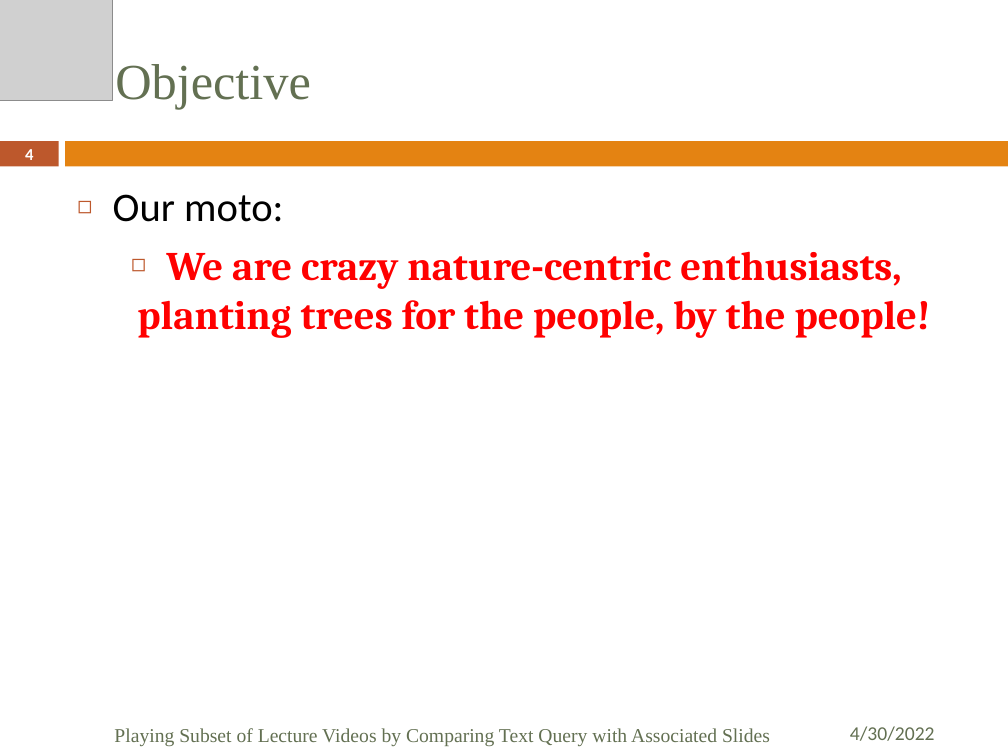
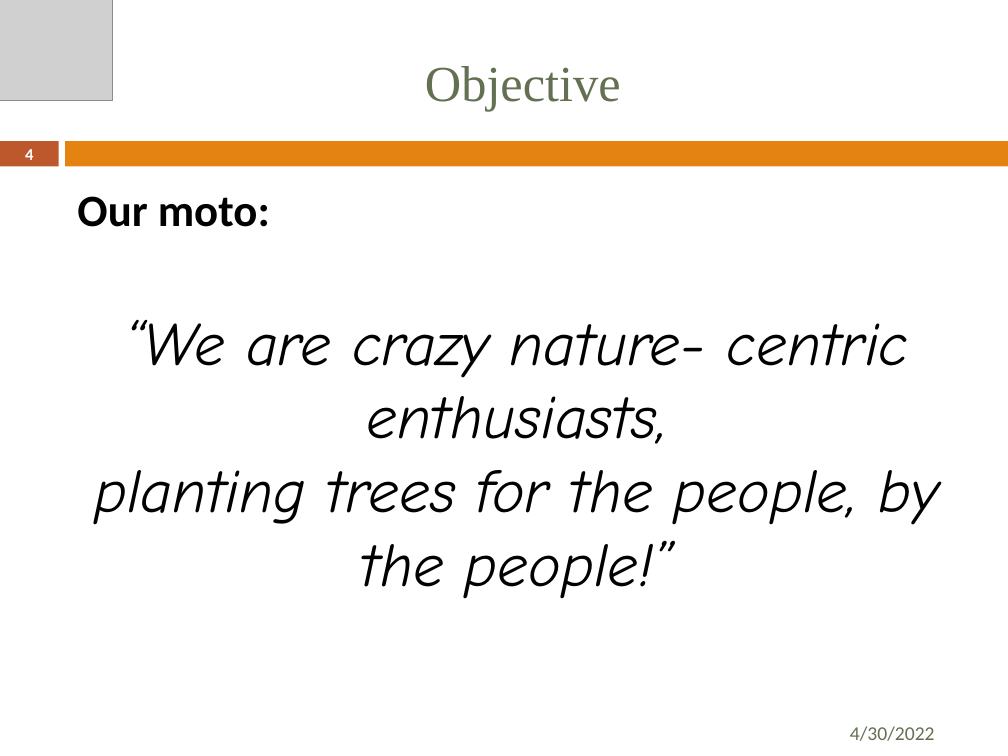
Before and after one commit to Suraj1089/Tree_Plantation, a slide deck: slide 4 of PBL Presentation Format.pptx. Drawn at 1008x756 pixels with LibreOffice and Linux fonts; fonts in the diff are those of the drawing; grey boxes stand for pictures. Boxes give left, top, right and bottom in pixels: in the first picture for what was removed or moved away, otherwise in the second. Text is boxed around its words. In the diff, an @@ line names an element or a change of style, - is before the commit and + after.

```diff
--- a/PBL Presentation Format.pptx
+++ b/PBL Presentation Format.pptx
@@ title "Objective": place and size @@
-title "Objective" at (115, 64, 311, 110)
+title "Objective" at (425, 66, 621, 112)
@@ title "Objective" at (425, 66, 621, 112): alignment left to centre @@
@@ text at (77, 196, 270, 227): size 29 to 32 pt, bold on in "Our moto:"; bullet ◻ to none @@
@@ text at (94, 319, 938, 599): text changed; size 29 to 44 pt; font Cambria to Comic Neue; text colour #FF0000 to #000000; bold off; italic on @@
-◻ We are crazy nature-centric enthusiasts,
-  planting trees for the people, by the people!
+“We are crazy nature- centric enthusiasts,
+planting trees for the people, by the people!”
@@ text removed at (114, 728, 770, 746) @@
-Playing Subset of Lecture Videos by Comparing Text Query with Associated Slides
```
Also in this commit, not shown: 11 other slides changed, 1 slide added.
